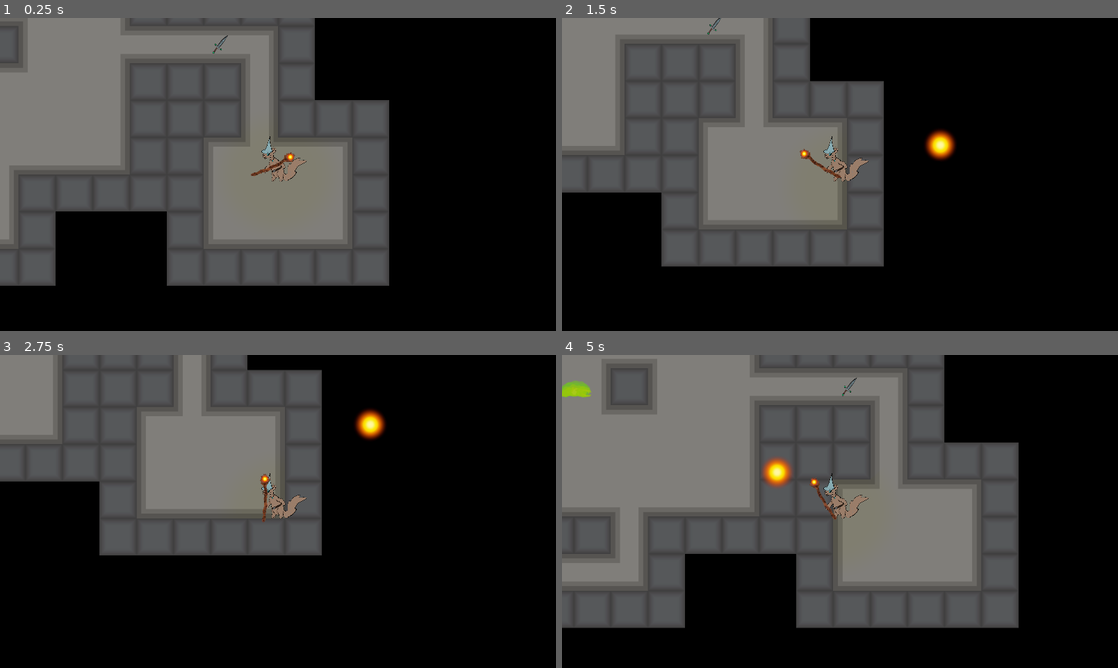
Above: before the commit, frames 1-4 (two rows, left to right).
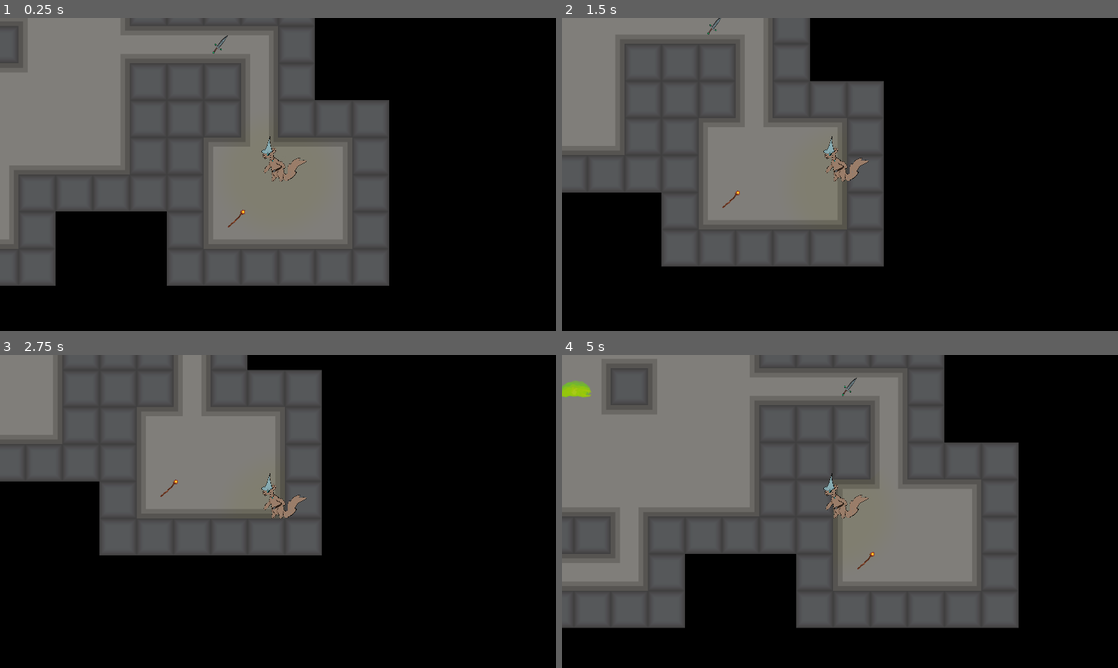
Above: after the commit, the same moments.

Repository: MiningCow/Dungeon-Crawler-Godot
Game: Godot game, scene res://Scenes/World.tscn
The game is run twice, just before and just after one commit, with the same random seed, the same clock (stepped at 60 frames per second) and the same inputs.
Inputs (mouse positions are in pixels of both pictures, inside the frame that each line leads up to):
- Up to frame 1 (0.25 s): no input
- Up to frame 2 (1.5 s): tap Enter at 0.5 s; move the mouse to (962, 158) at 0.52 s; press the mouse at (962, 158) at 0.53 s; hold D (move_right) 0.53-1.28 s; tap F (interact) at 0.8, 1.35 s; move the mouse to (728, 190) at 1.27 s; release the mouse at (728, 190) at 1.28 s; hold S (move_down) from 1.28 s (still down)
- Up to frame 3 (2.75 s): tap 1 (hotbar_1, bound only after the commit) at 1.55, 2.1 s; move the mouse to (333, 442) at 2.02 s; release S (move_down) at 2.03 s; press the mouse at (333, 442) at 2.03 s; hold D (move_right) from 2.03 s (still down)
- Up to frame 4 (5 s): move the mouse to (812, 574) at 2.77 s; release D (move_right) at 2.78 s; release the mouse at (812, 574) at 2.78 s; hold W (move_up) 2.78-3.53 s; click (812, 574) at 2.85 s; tap F (interact) at 3.05, 4.35 s; move the mouse to (1006, 558) at 3.52 s; hold A (move_left) from 3.53 s (still down); tap Z (drop) at 3.6 s; tap 1 (hotbar_1, bound only after the commit) at 3.8 s; move the mouse to (673, 464) at 4.27 s; click (673, 464) at 4.55 s

The runs differ from the first frame. In frame 1, 0.1% of the frame differs, in the area x 41-54%, y 42-67%; in frame 2, 0.6%, in the area x 28-71%, y 35-61%; in frame 3, 0.6%; in frame 4, 0.6%.

Commit message:
Enable projectile collisions & inventory weapons

Diff:
--- a/Managers/ItemDatabase.gd
+++ b/Managers/ItemDatabase.gd
@@ -1,17 +1,17 @@
 extends Node
 
 var items = Array()
+var items_dir_path = "res://Resources/Items/"
 
 func _ready():
 	var directory = Directory.new()
-	directory.open("res://Items/")
+	directory.open(items_dir_path)
 	directory.list_dir_begin()
 
 	var filename = directory.get_next()
 	while(filename):
 		if not directory.current_is_dir():
-			items.append(load("res://Items/%s" % filename))
-
+			items.append(load(str(items_dir_path, filename)))
 		filename = directory.get_next()
 
 func get_item(item_id: String):
--- a/Resources/Item.gd
+++ b/Resources/Item.gd
@@ -1,11 +1,11 @@
 extends Resource
 class_name Item
 
-enum ItemEffect { NONE, BLUE_GLOW, GOLD_GLOW, SHINE }
+#enum ItemType { NONE, WEAPON, FOOD }
 
 export(String) var id = ""
 export(String) var display_name = ""
 export(String, MULTILINE) var description = ""
 export(Texture) var texture = null
-export(ItemEffect) var effect
+#export(ItemType) var item_type
 #export(Array) var shape
--- a/Items/blue_mushroom.tres
+++ b/Resources/Items/blue_mushroom.tres
@@ -9,4 +9,3 @@
 display_name = "Blue Mushroom"
 description = "A strange glowing mushroom"
 texture = ExtResource( 1 )
-effect = 1
--- a/Items/dagger.tres
+++ b/Resources/Items/dagger.tres
@@ -9,4 +9,3 @@
 display_name = "Dagger"
 description = "An old, dull,  rusty looking dagger"
 texture = ExtResource( 2 )
-effect = 0
--- /dev/null
+++ b/Resources/Items/fireball_staff.tres
@@ -0,0 +1,13 @@
+[gd_resource type="Resource" load_steps=4 format=2]
+
+[ext_resource path="res://Resources/WeaponItem.gd" type="Script" id=1]
+[ext_resource path="res://Assets/Items/fireballStaff.png" type="Texture" id=2]
+[ext_resource path="res://Scenes/Combat/Weapons/FireballWand.tscn" type="PackedScene" id=3]
+
+[resource]
+script = ExtResource( 1 )
+id = "fireball_staff"
+display_name = "Fireball Staff"
+description = "A staff that shoots fireballs"
+texture = ExtResource( 2 )
+weapon = ExtResource( 3 )
--- /dev/null
+++ b/Resources/WeaponItem.gd
@@ -0,0 +1,4 @@
+extends Item
+class_name WeaponItem
+
+export(PackedScene) var weapon
--- a/Scenes/Combat/Projectiles/Fireball.tscn
+++ b/Scenes/Combat/Projectiles/Fireball.tscn
@@ -7,7 +7,7 @@
 radius = 70.4557
 
 [node name="Sprite" instance=ExtResource( 1 )]
-scale = Vector2( 0.5, 0.5 )
+scale = Vector2( 0.25, 0.25 )
 texture = ExtResource( 2 )
 speed = 600
 
--- a/Scenes/Combat/Weapons/FireballWand.tscn
+++ b/Scenes/Combat/Weapons/FireballWand.tscn
@@ -11,7 +11,8 @@
 projectile = ExtResource( 3 )
 
 [node name="Sprite" parent="." index="0"]
-position = Vector2( 19, -27 )
+position = Vector2( -12, -5 )
+rotation = 0.785398
 texture = ExtResource( 2 )
 
 [node name="ProjectileStart" parent="Sprite" index="0"]
--- a/Scenes/Entities/Player.tscn
+++ b/Scenes/Entities/Player.tscn
@@ -6,7 +6,6 @@
 [ext_resource path="res://Scripts/Entities/Player/PickupArea.gd" type="Script" id=4]
 [ext_resource path="res://Scripts/Entities/Player/LightPosition.gd" type="Script" id=5]
 [ext_resource path="res://Assets/Lights/PlayerLight1.png" type="Texture" id=6]
-[ext_resource path="res://Scenes/Combat/Weapons/FireballWand.tscn" type="PackedScene" id=7]
 
 [sub_resource type="CircleShape2D" id=2]
 radius = 23.5
@@ -14,14 +13,14 @@
 [sub_resource type="CanvasItemMaterial" id=1]
 light_mode = 1
 
+[sub_resource type="CircleShape2D" id=3]
+radius = 23.5
+
 [sub_resource type="CircleShape2D" id=4]
 radius = 8.9809
 
 [sub_resource type="CircleShape2D" id=5]
 radius = 32.0
-
-[sub_resource type="CircleShape2D" id=3]
-radius = 23.5
 
 [node name="Player" instance=ExtResource( 1 )]
 collision_layer = 2
@@ -41,7 +40,14 @@
 speed = 20000
 max_health = 12
 
-[node name="LightOffset" type="Position2D" parent="." index="3"]
+[node name="Hurtbox" parent="." index="3"]
+collision_layer = 64
+collision_mask = 0
+
+[node name="CollisionShape2D" parent="Hurtbox" index="0"]
+shape = SubResource( 3 )
+
+[node name="LightOffset" type="Position2D" parent="." index="4"]
 
 [node name="Light" type="KinematicBody2D" parent="LightOffset" index="0"]
 collision_layer = 8
@@ -56,7 +62,7 @@
 mode = 2
 shadow_enabled = true
 
-[node name="PickupArea" type="Area2D" parent="." index="4"]
+[node name="PickupArea" type="Area2D" parent="." index="5"]
 collision_layer = 0
 collision_mask = 16
 script = ExtResource( 4 )
@@ -64,20 +70,13 @@
 [node name="PickupCollisionShape" type="CollisionShape2D" parent="PickupArea" index="0"]
 shape = SubResource( 5 )
 
-[node name="Camera" type="Camera2D" parent="." index="5"]
+[node name="Camera" type="Camera2D" parent="." index="6"]
 current = true
 process_mode = 0
 smoothing_speed = 10.0
 
-[node name="Weapon" parent="." index="6" instance=ExtResource( 7 )]
-position = Vector2( -44, -14 )
-
-[node name="Hurtbox" parent="." index="7"]
-collision_layer = 64
-collision_mask = 0
-
-[node name="CollisionShape2D" parent="Hurtbox" index="0"]
-shape = SubResource( 3 )
+[node name="HandPosition" type="Position2D" parent="." index="7"]
+position = Vector2( -41, -16 )
 
 [connection signal="area_entered" from="PickupArea" to="PickupArea" method="_on_PickupArea_area_entered"]
 [connection signal="area_exited" from="PickupArea" to="PickupArea" method="_on_PickupArea_area_exited"]
--- a/Scenes/World.tscn
+++ b/Scenes/World.tscn
@@ -1,10 +1,11 @@
-[gd_scene load_steps=60 format=2]
+[gd_scene load_steps=61 format=2]
 
 [ext_resource path="res://Assets/Tilesets/obstacleTileset.png" type="Texture" id=1]
 [ext_resource path="res://Assets/Tilesets/tempTilesetOld.png" type="Texture" id=2]
+[ext_resource path="res://Resources/Items/fireball_staff.tres" type="Resource" id=3]
 [ext_resource path="res://Scenes/GroundItem.tscn" type="PackedScene" id=4]
-[ext_resource path="res://Items/blue_mushroom.tres" type="Resource" id=5]
-[ext_resource path="res://Items/dagger.tres" type="Resource" id=6]
+[ext_resource path="res://Resources/Items/blue_mushroom.tres" type="Resource" id=5]
+[ext_resource path="res://Resources/Items/dagger.tres" type="Resource" id=6]
 [ext_resource path="res://Scenes/Entities/Enemies/Slime.tscn" type="PackedScene" id=7]
 [ext_resource path="res://Scenes/World.gd" type="Script" id=8]
 [ext_resource path="res://Scenes/Entities/Player.tscn" type="PackedScene" id=9]
@@ -311,6 +312,10 @@
 position = Vector2( -200, -448 )
 item = ExtResource( 6 )
 
+[node name="GroundStaff" parent="." instance=ExtResource( 4 )]
+position = Vector2( -144, 152 )
+item = ExtResource( 3 )
+
 [node name="CanvasModulate" type="CanvasModulate" parent="."]
 visible = false
 color = Color( 0, 0, 0, 1 )
--- a/Scripts/Combat/ProjectileBase.gd
+++ b/Scripts/Combat/ProjectileBase.gd
@@ -12,8 +12,8 @@
 func _on_Hitbox_area_entered(area):
 	die()
 
-#func _on_Hitbox_body_entered(body):
-#	die()
+func _on_Hitbox_body_entered(body):
+	die()
 
 func die():
 	queue_free()
--- a/Scripts/Combat/Weapons/WeaponBase.gd
+++ b/Scripts/Combat/Weapons/WeaponBase.gd
@@ -16,8 +16,8 @@
 func _ready():
 	rng.randomize()
 	timer.wait_time = cooldown
-	owner.connect("player_is_attacking", self, "_on_Player_attack")
-	look_at(get_viewport().get_mouse_position())
+	get_parent().connect("player_is_attacking", self, "_on_Player_attack")
+	look_at_mouse()
 
 func _input(event):
 	if event is InputEventMouseMotion:
--- a/Scripts/Entities/Player/Player.gd
+++ b/Scripts/Entities/Player/Player.gd
@@ -3,9 +3,9 @@
 var ground_item_scene = preload("res://Scenes/GroundItem.tscn")
 var inventory_resource = preload("res://Resources/Inventory.gd")
 var inventory: Inventory = inventory_resource.new()
-onready var weapon = $Weapon
+var weapon = get_node_or_null("Weapon")
+onready var hand_position = $HandPosition
 #func _ready():
-#	pass
 #	pseudo code
 #	inventory.board = config.player inventory board shape
 
@@ -41,16 +41,26 @@
 			ground_item.item = item
 			get_tree().get_root().get_node("/root/World/").add_child(ground_item)
 
+	if Input.is_action_just_pressed("hotbar_1"): equip(inventory.get_item(0))
+
 func get_input_direction():
 	var input : Vector2 = Vector2()
 	input.x = Input.get_action_strength("move_right") - Input.get_action_strength("move_left")
 	input.y = Input.get_action_strength("move_down") - Input.get_action_strength("move_up")
 	return input.normalized()
 
-func _input(event):
-	if event.is_action_pressed("attack"):  emit_signal("player_is_attacking", true)
-	if event.is_action_released("attack"): emit_signal("player_is_attacking", false)
+func equip(item):
+	if !(item is WeaponItem): return
+
+	if get_node_or_null("Weapon"): $Weapon.queue_free()
+	var new_weapon = item.weapon.instance()
+	new_weapon.position = hand_position.position
+	add_child(new_weapon)
 
 func die(): #temp player death
 	print("player died!")
 	health = stats.max_health
+
+func _input(event):
+	if event.is_action_pressed("attack"):  emit_signal("player_is_attacking", true)
+	if event.is_action_released("attack"): emit_signal("player_is_attacking", false)
--- a/Scripts/Items/GroundItem.gd
+++ b/Scripts/Items/GroundItem.gd
@@ -10,21 +10,15 @@
 
 	$Sprite.texture = item.texture
 
-	create_effect()
+#	create_effect()
 
 func set_item(new_item: Item) -> void :
 	item = new_item
 
 func pickup() -> void :
-	GameManager.player.inventory.add_item(item.id, 1)
+	var player = GameManager.player
+	player.inventory.add_item(item.id, 1)
+
 	queue_free()
 
-func create_effect() -> void:
-	if item.effect == Item.ItemEffect.BLUE_GLOW:
-		effect = load("res://Scenes/Effects/BlueGlow.tscn")
-		print("Effect = ", effect)
-
-	if effect:
-		print("Effect exists")
-		var instance = effect.instance()
-		add_child(instance)
+# For effects they can just be a packed scene in the resource
--- a/project.godot
+++ b/project.godot
@@ -63,6 +63,11 @@
 "class": "Weapon",
 "language": "GDScript",
 "path": "res://Scripts/Combat/Weapons/WeaponBase.gd"
+}, {
+"base": "Item",
+"class": "WeaponItem",
+"language": "GDScript",
+"path": "res://Resources/WeaponItem.gd"
 } ]
 _global_script_class_icons={
 "Enemy": "",
@@ -75,7 +80,8 @@
 "State": "",
 "StateMachine": "",
 "Stats": "",
-"Weapon": ""
+"Weapon": "",
+"WeaponItem": ""
 }
 
 [application]
@@ -172,6 +178,11 @@
 attack={
 "deadzone": 0.5,
 "events": [ Object(InputEventMouseButton,"resource_local_to_scene":false,"resource_name":"","device":0,"alt":false,"shi …(212 unchanged characters)…
+ ]
+}
+hotbar_1={
+"deadzone": 0.5,
+"events": [ Object(InputEventKey,"resource_local_to_scene":false,"resource_name":"","device":0,"alt":false,"shift":false,"control":false,"meta":false,"command":false,"pressed":false,"scancode":49,"physical_scancode":0,"unicode":0,"echo":false,"script":null)
  ]
 }
 
Renamed: Items/undefined.tres -> Resources/Items/undefined.tres
Not shown: 1 places in Scenes/Entities/Player.tscn that only renumber resources
